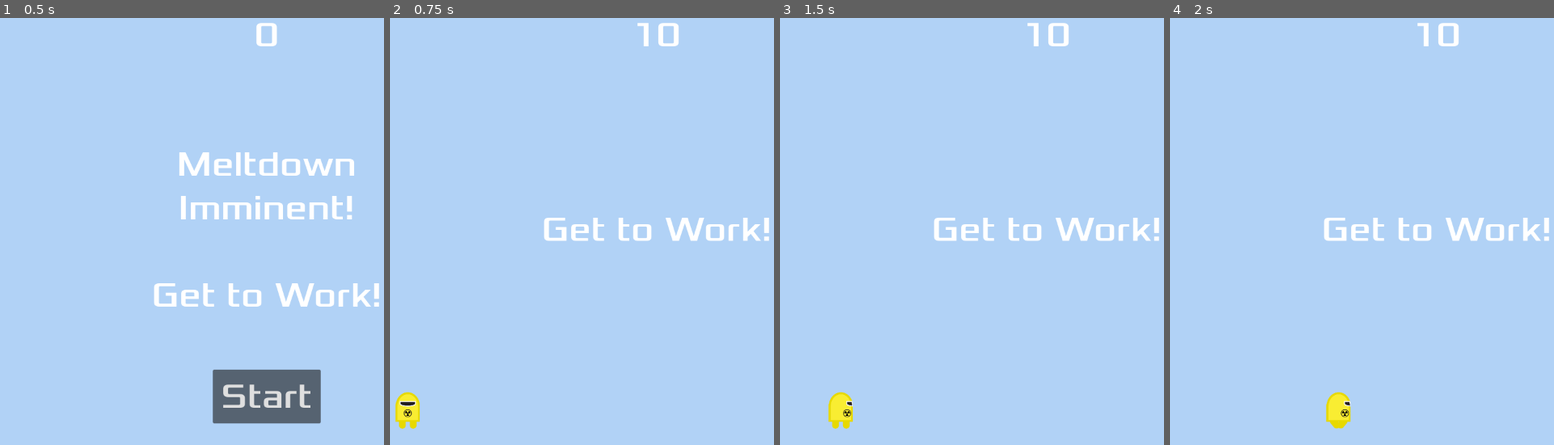
Above: before the commit, frames 1-4 (left to right).
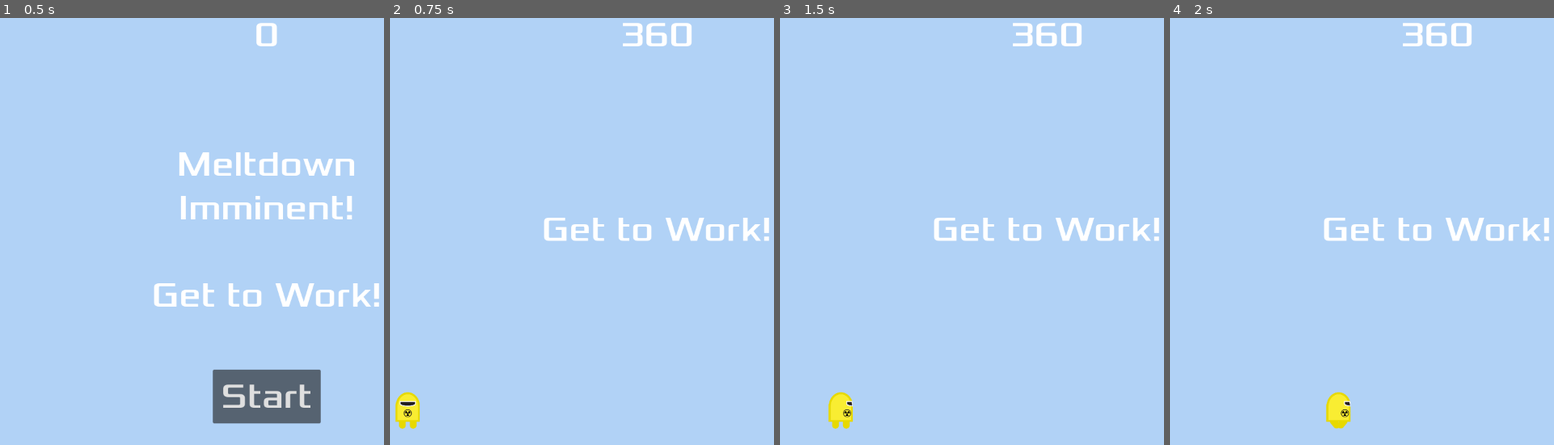
Above: after the commit, the same moments.

Repository: zabuuq/imminent-meltdown
Game: Godot game, scene res://main.tscn
Same seed, same stepped clock (60 frames per second), same inputs: the game is played once before the commit and once after it.
Inputs:
- Up to frame 1 (0.5 s): no input
- Up to frame 2 (0.75 s): click "Start" at 0.5 s
- Up to frame 3 (1.5 s): tap Enter at 1.25 s; hold Right (move_right) from 1.28 s (still down)
- Up to frame 4 (2 s): keep holding Right (move_right)

Frame 1 is identical in both runs. In frame 2, 0.5% of the frame differs, in the area x 60-79%, y 1-7%; in frame 3, 0.5%; in frame 4, 0.5%.

Commit message:
Put timer back to 360. Added O fortuna
Put timer back to 360. Added O fortuna

Diff:
--- a/main.gd
+++ b/main.gd
@@ -19,7 +19,7 @@
 	$DeathSound.play()
 
 func new_game():
-	score = 10
+	score = 360
 	$Player.start($StartPosition.position)
 	$StartTimer.start()
 	$HUD.update_score(score)
--- a/main.tscn
+++ b/main.tscn
@@ -3,7 +3,7 @@
 [ext_resource type="Script" uid="uid://bfaexhaohh8qb" path="res://main.gd" id="1_0xm2m"]
 [ext_resource type="PackedScene" uid="uid://cpebqanbc00uj" path="res://player.tscn" id="1_ig7tw"]
 [ext_resource type="PackedScene" uid="uid://cvqvw7ypmtpn2" path="res://hud.tscn" id="4_1bvp3"]
-[ext_resource type="AudioStream" uid="uid://dnd6cyqkabv3i" path="res://art/House In a Forest Loop.ogg" id="5_7mycd"]
+[ext_resource type="AudioStream" uid="uid://oaf4pffgxg" path="res://art/Orff - O Fortuna - Carmina Burana.mp3" id="4_lquwl"]
 [ext_resource type="AudioStream" uid="uid://td2mgko63p61" path="res://art/gameover.wav" id="6_272bh"]
 
 [sub_resource type="Resource" id="Resource_lquwl"]
@@ -35,7 +35,7 @@
 [node name="HUD" parent="." unique_id=714225299 instance=ExtResource("4_1bvp3")]
 
 [node name="Music" type="AudioStreamPlayer" parent="." unique_id=188113294]
-stream = ExtResource("5_7mycd")
+stream = ExtResource("4_lquwl")
 parameters/looping = true
 
 [node name="DeathSound" type="AudioStreamPlayer" parent="." unique_id=470759346]
--- a/player.gd
+++ b/player.gd
@@ -31,7 +31,7 @@
 		velocity.y -= 400 #Use 1 when velocity inside loop, 400 when outside
 		velocity.x = 0
 	#velocity & position printed for troubleshooting purposes
-	#print(velocity)
+	print(velocity)
 	#print(position)
 
 	if velocity.length() > 0:
Not shown, added: art/Orff - O Fortuna - Carmina Burana.mp3.import
Not shown, added: art/Orff - O Fortuna - Carmina Burana.mp3
